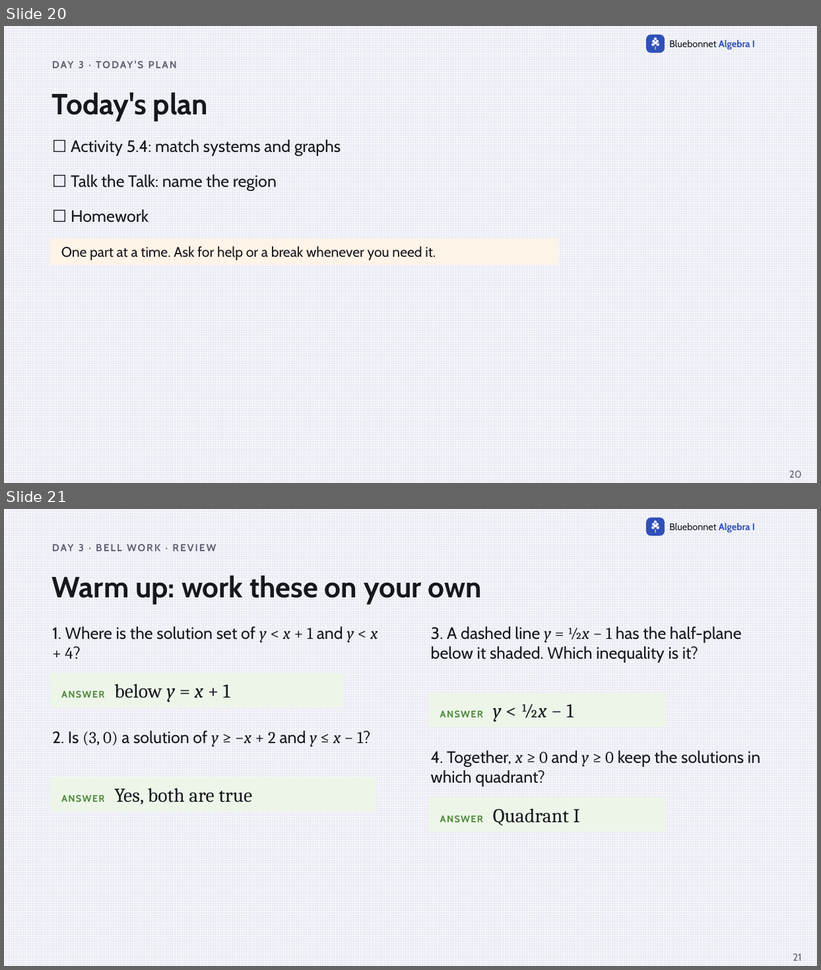
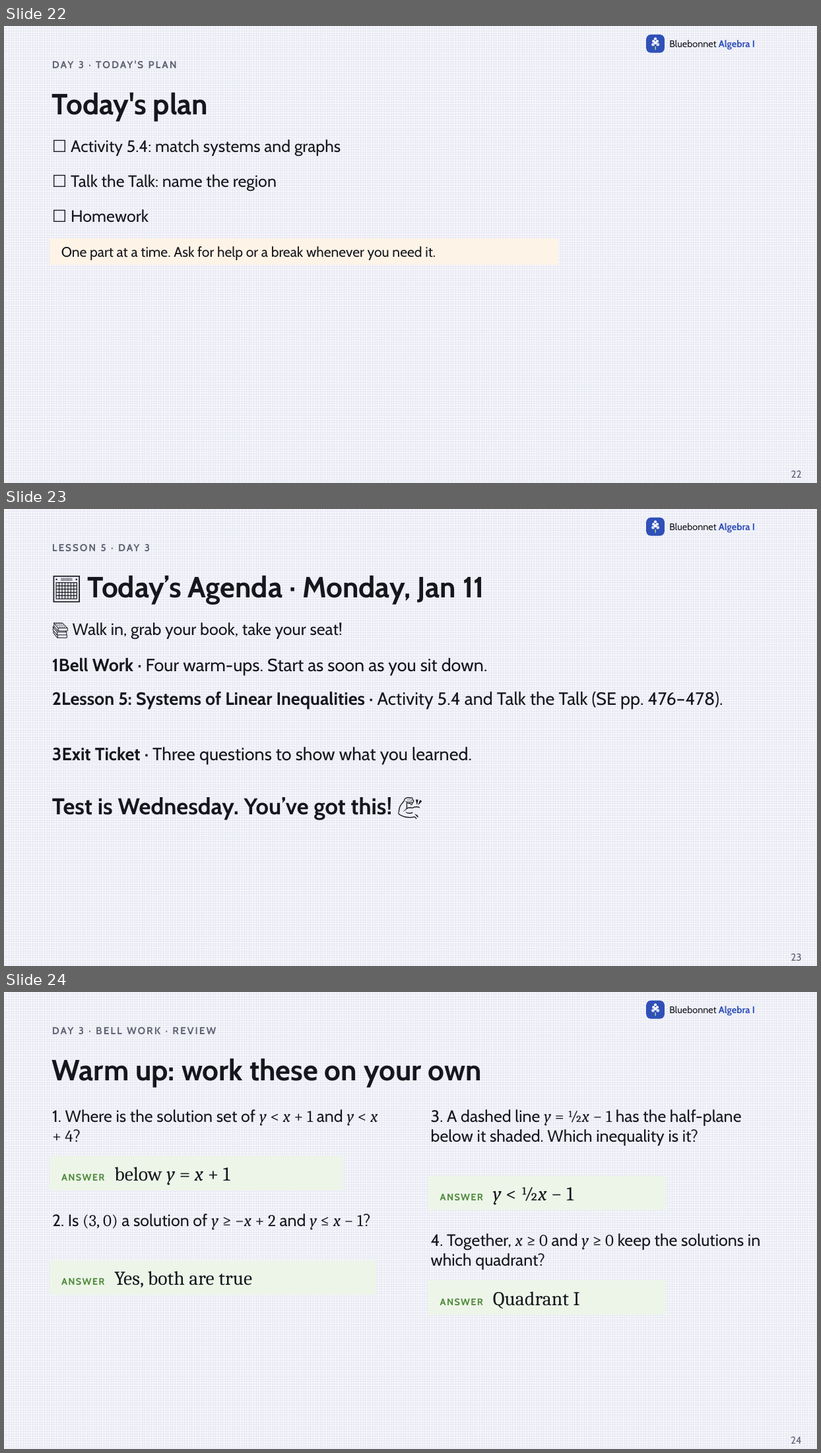
Before and after one commit to Apolloat2022/Algebra1M2U1L4, a slide deck: Section 504/m3t2-lesson5-systems-of-inequalities-504.pptx. Shown one above the other, each under a label of ours: slides 20 and 21 before the commit, slides 22, 23 and 24 after it. The pictures are 821x970 and 821x1453 pixels, drawn with LibreOffice and Linux fonts; fonts in the diff are those of the drawing. Boxes give left, top, right and bottom in pixels: in the first picture for what was removed or moved away, otherwise in the second. Text is boxed around its words. In the diff, an @@ line names an element or a change of style, - is before the commit and + after.

```diff
--- a/Section 504/m3t2-lesson5-systems-of-inequalities-504.pptx
+++ b/Section 504/m3t2-lesson5-systems-of-inequalities-504.pptx
@@ slide 23 added at (4,509,817,966), background pattern #E6E8F2 on #F7F7FB; not listed: 9 template elements that a slide beside it also shows @@
@@ text added at (101,544,150,551), 12 pt, text #5F6272, bold @@
+LESSON 5 · DAY 3
@@ text added at (88,575,484,605), 34.5 pt, text #16171D, bold @@
+📅 Today’s Agenda · Monday, Jan 11
@@ text added at (73,623,343,638), 19.5 pt, text #16171D @@
+📚 Walk in, grab your book, take your seat!
@@ text added at (52,657,488,675), 21 pt, text #16171D @@
+1Bell Work · Four warm-ups. Start as soon as you sit down.
@@ text added at (52,691,723,709), 21 pt, text #16171D @@
+2Lesson 5: Systems of Linear Inequalities · Activity 5.4 and Talk the Talk (SE pp. 476–478).
@@ text added at (52,747,472,764), 21 pt, text #16171D @@
+3Exit Ticket · Three questions to show what you learned.
@@ text added at (52,797,393,820), 27 pt, text #16171D, bold @@
+Test is Wednesday. You’ve got this! 💪
@@ page number added at (791,954,801,961), 12 pt, text #5F6272 @@
+23
@@ what was slide 20 is now slide 22 @@
@@ page number at (791,471,802,478): text changed @@
-20
+22
@@ what was slide 21 is now slide 24 @@
@@ page number at (791,1437,802,1444): text changed @@
-21
+24
```
Also in this commit, not shown: 2 other slides added, 35 other files.
